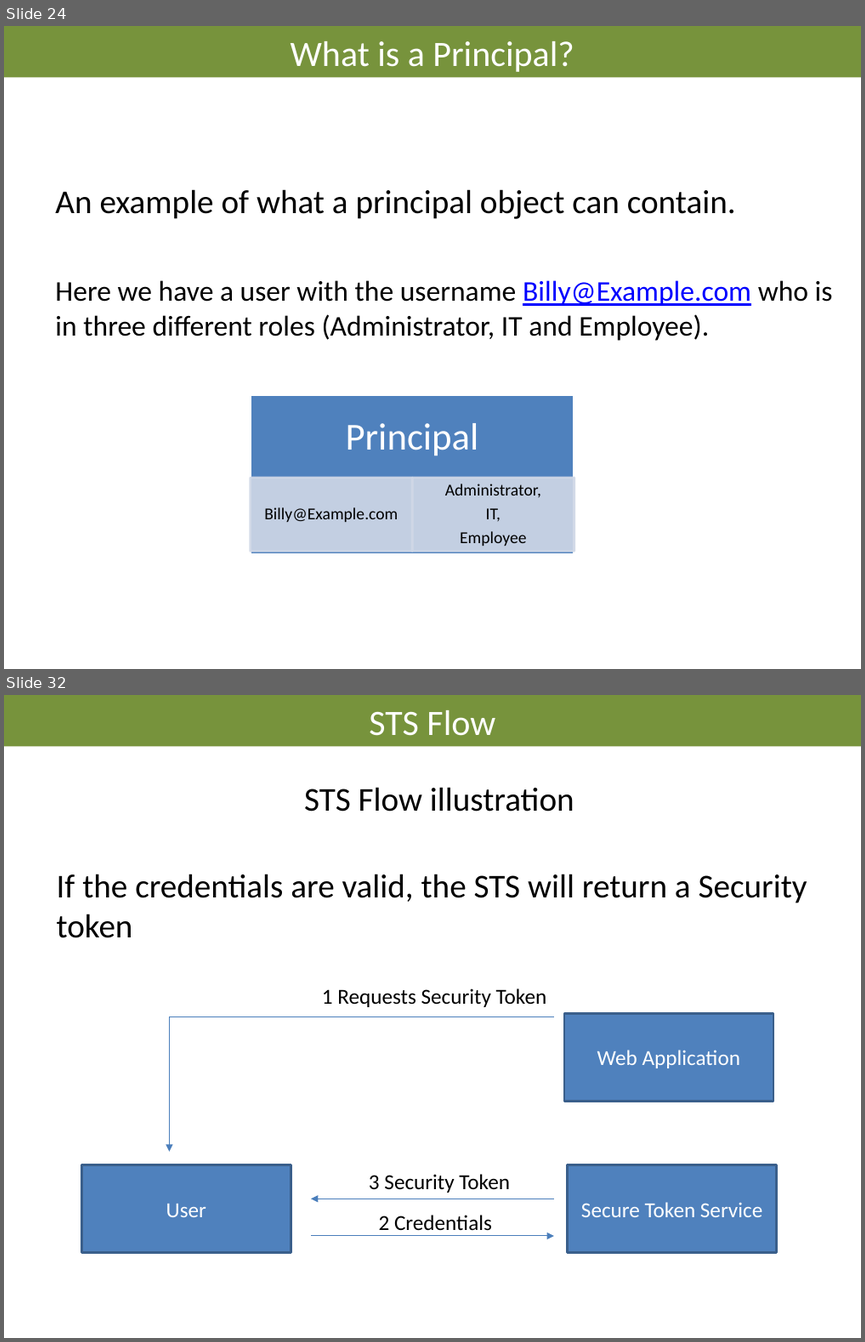
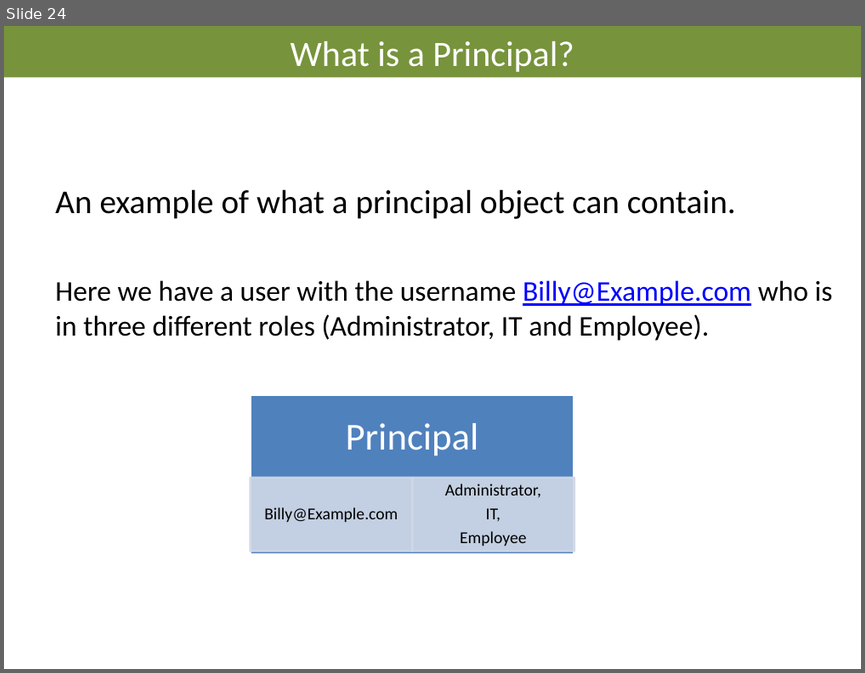
Before and after one commit to AndreasElffors/ProjectIdentity, a slide deck: Documents/Slides/Identity-SecurityFundamentals.pptx. Shown one above the other, each under a label of ours: slides 24 and 32 before the commit, slide 24 after it; the slides between them are not shown. The pictures are 865x1342 and 865x673 pixels, drawn with LibreOffice and Linux fonts; fonts in the diff are those of the drawing; background and template pictures are left out. Boxes give left, top, right and bottom in pixels: in the first picture for what was removed or moved away, otherwise in the second. Text is boxed around its words. In the diff, an @@ line names an element or a change of style, - is before the commit and + after.

```diff
--- a/Documents/Slides/Identity-SecurityFundamentals.pptx
+++ b/Documents/Slides/Identity-SecurityFundamentals.pptx
@@ slide 32 removed at (4, 695, 861, 1338), background #FFFFFF @@
@@ title removed at (4, 695, 861, 746) @@
-STS Flow
@@ text removed at (57, 787, 807, 938) @@
-STS Flow illustration
-If the credentials are valid, the STS will return a Security token
@@ text removed at (322, 988, 547, 1007) @@
-1 Requests Security Token
@@ elbow arrow removed from (554, 1017) to (170, 1151) @@
@@ rectangle removed at (564, 1013, 773, 1100) @@
-Web Application
@@ rectangle removed at (82, 1164, 291, 1252) @@
-User
@@ text removed at (369, 1174, 510, 1192) @@
-3 Security Token
@@ rectangle removed at (567, 1164, 776, 1252) @@
-Secure Token Service
@@ arrow removed from (554, 1199) to (311, 1199) @@
@@ text removed at (379, 1214, 492, 1231) @@
-2 Credentials
@@ arrow removed from (311, 1236) to (554, 1236) @@
```
Also in this commit, not shown: 3 slides changed, 9 other slides removed, 5 other files.
